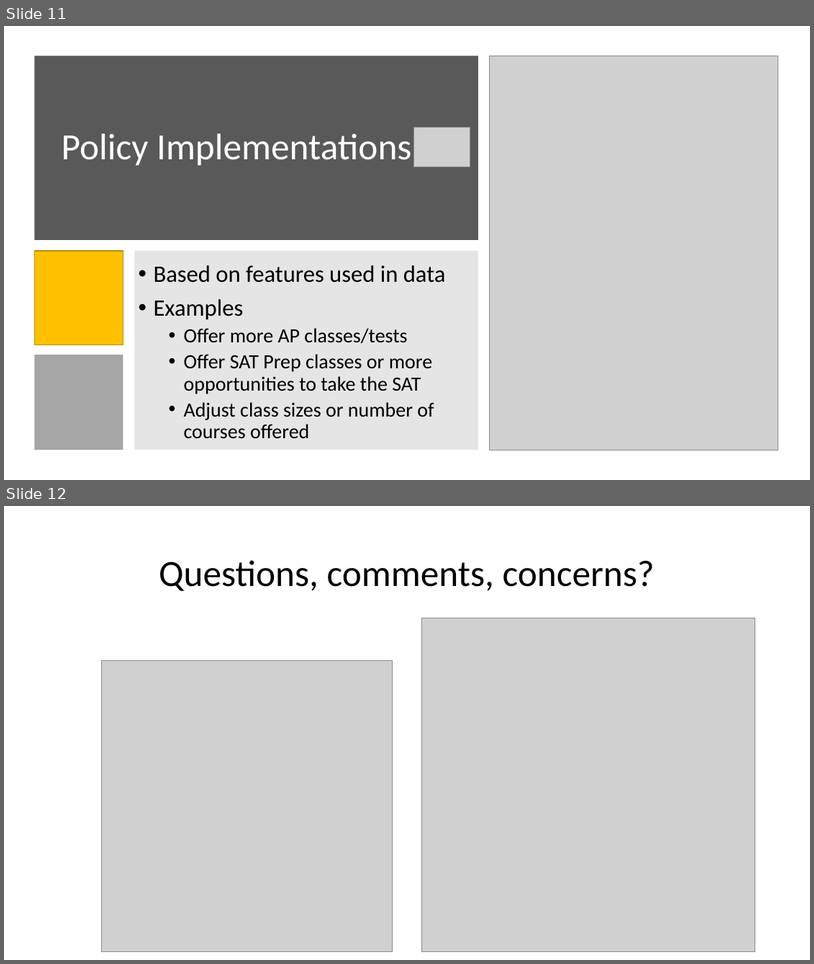
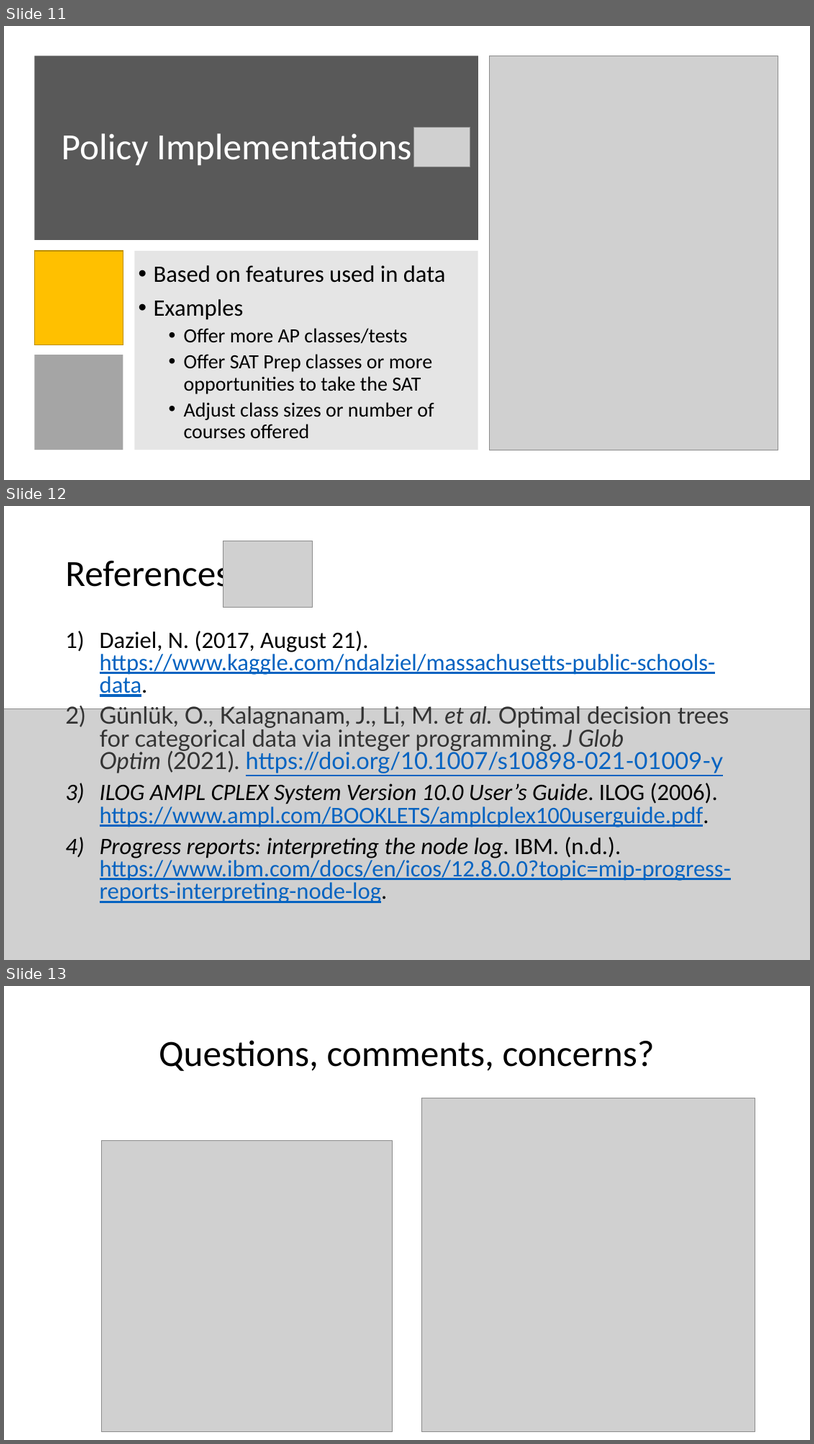
Before and after one commit to DillWithIt77/D2P-Spring-2021, a slide deck: Presentations/Trees Get Degrees_Full_Presentation.pptx. Shown one above the other, each under a label of ours: slides 11 and 12 before the commit, slides 11, 12 and 13 after it. The pictures are 814x964 and 814x1444 pixels, drawn with LibreOffice and Linux fonts; fonts in the diff are those of the drawing; grey boxes stand for pictures. Boxes give left, top, right and bottom in pixels: in the first picture for what was removed or moved away, otherwise in the second. Text is boxed around its words. In the diff, an @@ line names an element or a change of style, - is before the commit and + after.

```diff
--- a/Presentations/Trees Get Degrees_Full_Presentation.pptx
+++ b/Presentations/Trees Get Degrees_Full_Presentation.pptx
@@ slide 12 added at <box>4,506,810,960</box>, background #FFFFFF @@
@@ picture added at <box>224,541,313,607</box> @@
@@ title added at <box>65,555,230,595</box>, 44 pt, text #000000 @@
+References
@@ text added at <box>100,631,731,903</box>, 28 pt, text #0563C1, underline @@
+1) Daziel, N. (2017, August 21). https://www.kaggle.com/ndalziel/massachusetts-public-schools-data.
+2) Günlük, O., Kalagnanam, J., Li, M. et al. Optimal decision trees for categorical data via integer programming. J Glob Optim (2021). https://doi.org/10.1007/s10898-021-01009-y
+3) ILOG AMPL CPLEX System Version 10.0 User’s Guide. ILOG (2006). https://www.ampl.com/BOOKLETS/amplcplex100userguide.pdf.
+4) Progress reports: interpreting the node log. IBM. (n.d.). https://www.ibm.com/docs/en/icos/12.8.0.0?topic=mip-progress-reports-interpreting-node-log.
@@ picture added at <box>4,708,810,960</box> @@
@@ what was slide 12 is now slide 13 @@
```
Also in this commit, not shown: 2 slides changed, 6 other files.
